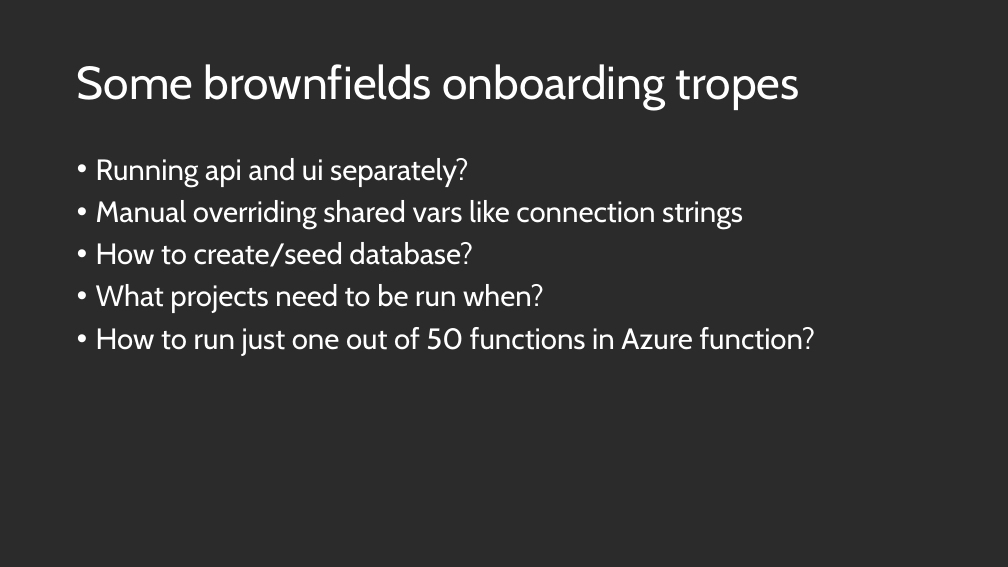
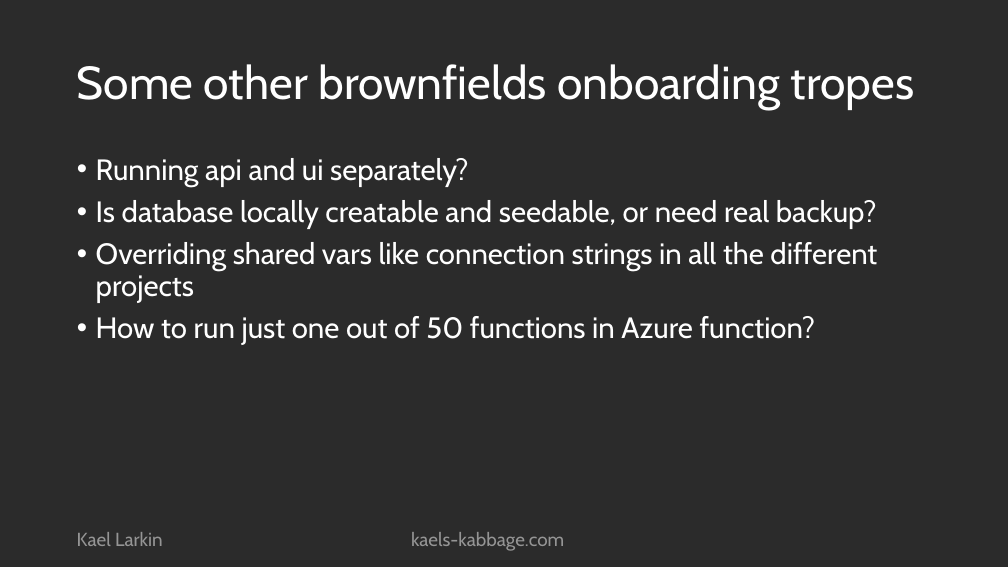
Before and after one commit to KFreon/Aspire-Onboarding-Talk, a slide deck: slide 3 of Aspire.pptx (slide 4 before the commit). Drawn at 1008x567 pixels with LibreOffice and Linux fonts; fonts in the diff are those of the drawing; background and template pictures are left out; a plain dark background stands for a picture behind light text. Boxes give left, top, right and bottom in pixels: in the first picture for what was removed or moved away, otherwise in the second. Text is boxed around its words. In the diff, an @@ line names an element or a change of style, - is before the commit and + after.

```diff
--- a/Aspire.pptx
+++ b/Aspire.pptx
@@ title at (77, 64, 915, 110): text changed @@
-Some brownfields onboarding tropes
+Some other brownfields onboarding tropes
@@ text at (96, 200, 877, 303): text changed @@
-• Manual overriding shared vars like connection strings
-• How to create/seed database?
-• What projects need to be run when?
+• Is database locally creatable and seedable, or need real backup?
+• Overriding shared vars like connection strings in all the different projects
@@ text added at (77, 532, 163, 546), 18 pt, text #FFFFFF at 50% opacity @@
+Kael Larkin
@@ text added at (411, 532, 564, 551), 18 pt, text #FFFFFF at 50% opacity @@
+kaels-kabbage.com
```
Also in this commit, not shown: 9 other slides changed, 1 slide added.
